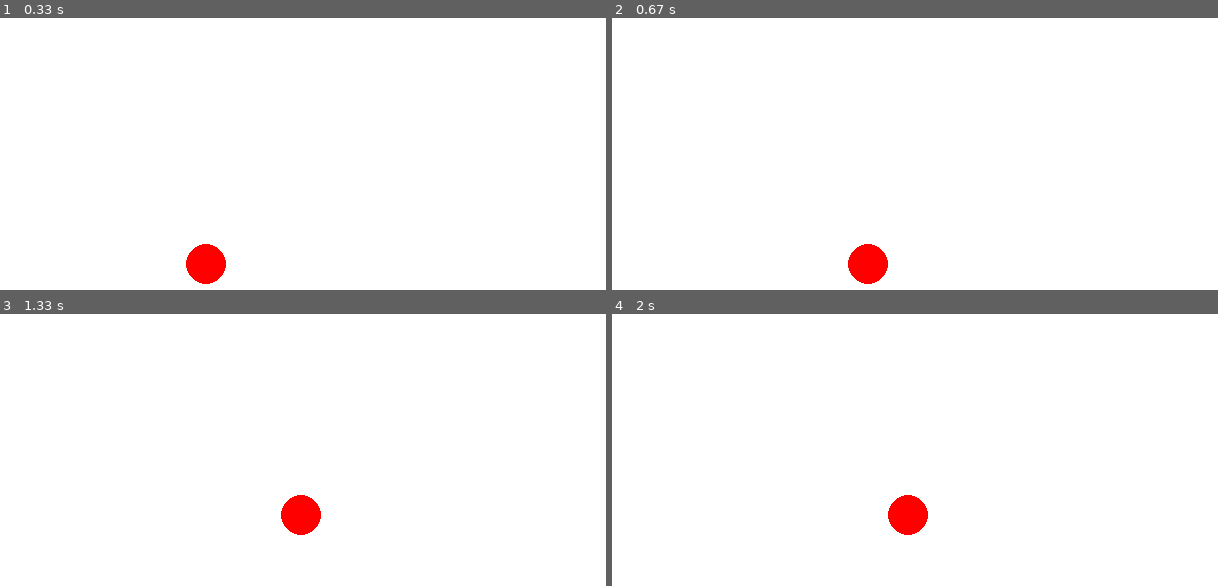
Above: before the commit, frames 1-4 (two rows, left to right).
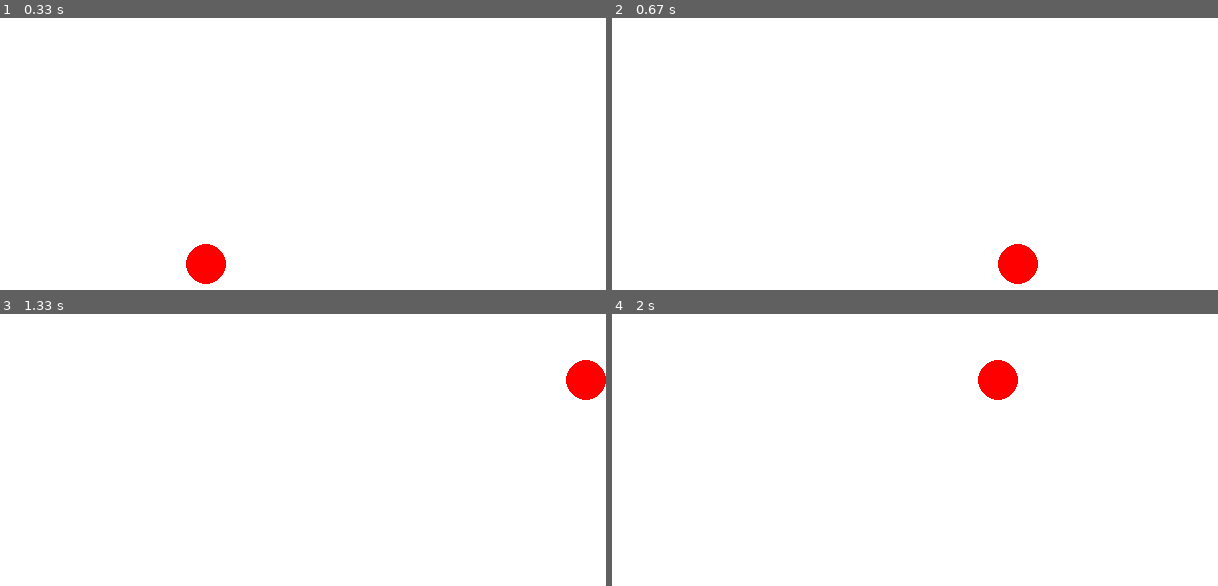
Above: after the commit, the same moments.

Repository: Saaatsuki/Pygame_Python
Game: pygame game, started from 2407/240719/lab6.py
Two runs of this game, one before a commit and one after it. Both use one fixed random seed, a clock stepped at 60 frames per second and the inputs below.
Inputs:
- Up to frame 1 (0.33 s): no input
- Up to frame 2 (0.67 s): hold Right from 0.33 s (still down)
- Up to frame 3 (1.33 s): release Right at 0.8 s; hold Up 0.83-1.13 s; hold Right from 1.17 s (still down)
- Up to frame 4 (2 s): release Right at 1.63 s; hold Left from 1.67 s (still down)

Frame 1 is identical in both runs. In frame 2, 1.5% of the frame differs, in the area x 38-71%, y 83-98%; in frame 3, 1.5%; in frame 4, 1.5%.

Commit message:
240719-6

Diff:
--- a/2407/240719/lab6.py
+++ b/2407/240719/lab6.py
@@ -21,7 +21,7 @@
 
 # 프레임 레이트 설정
 clock = pygame.time.Clock()
-fps = 30
+fps = 1000
 
 # 속도 설정
 speed = 5
